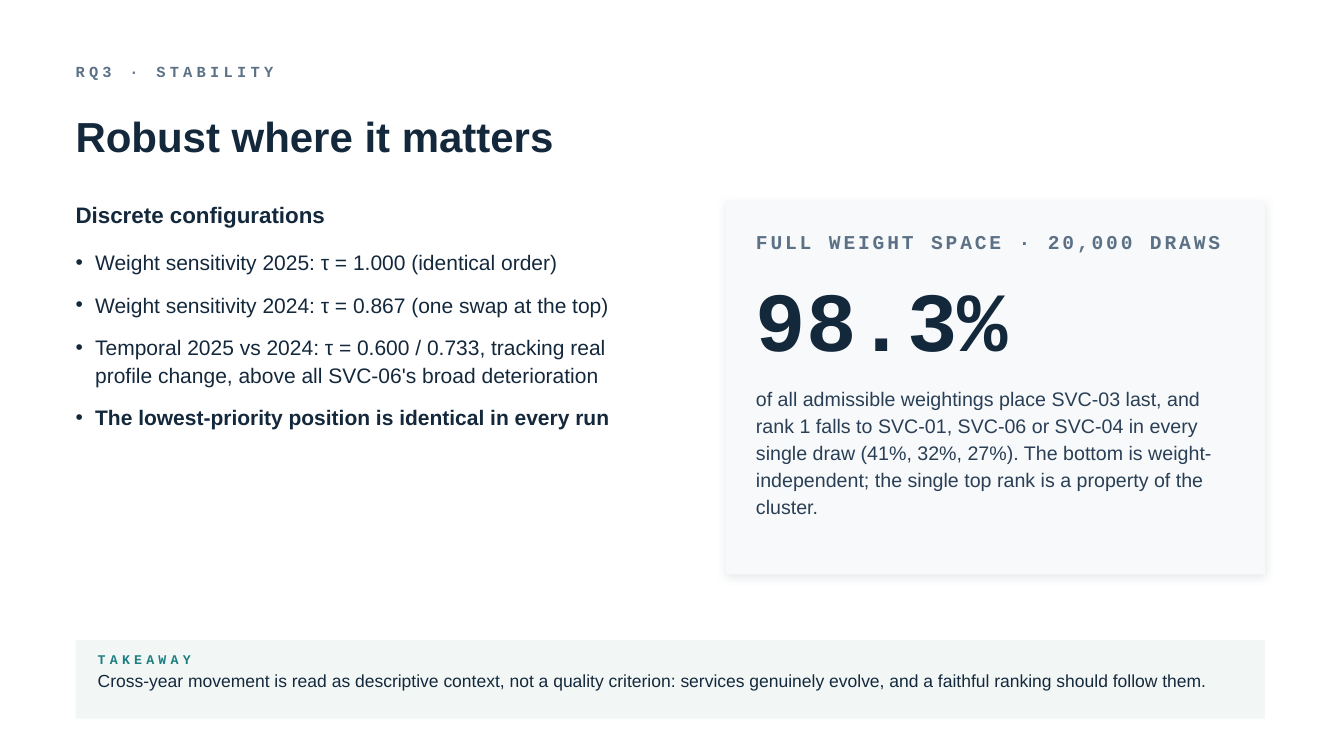
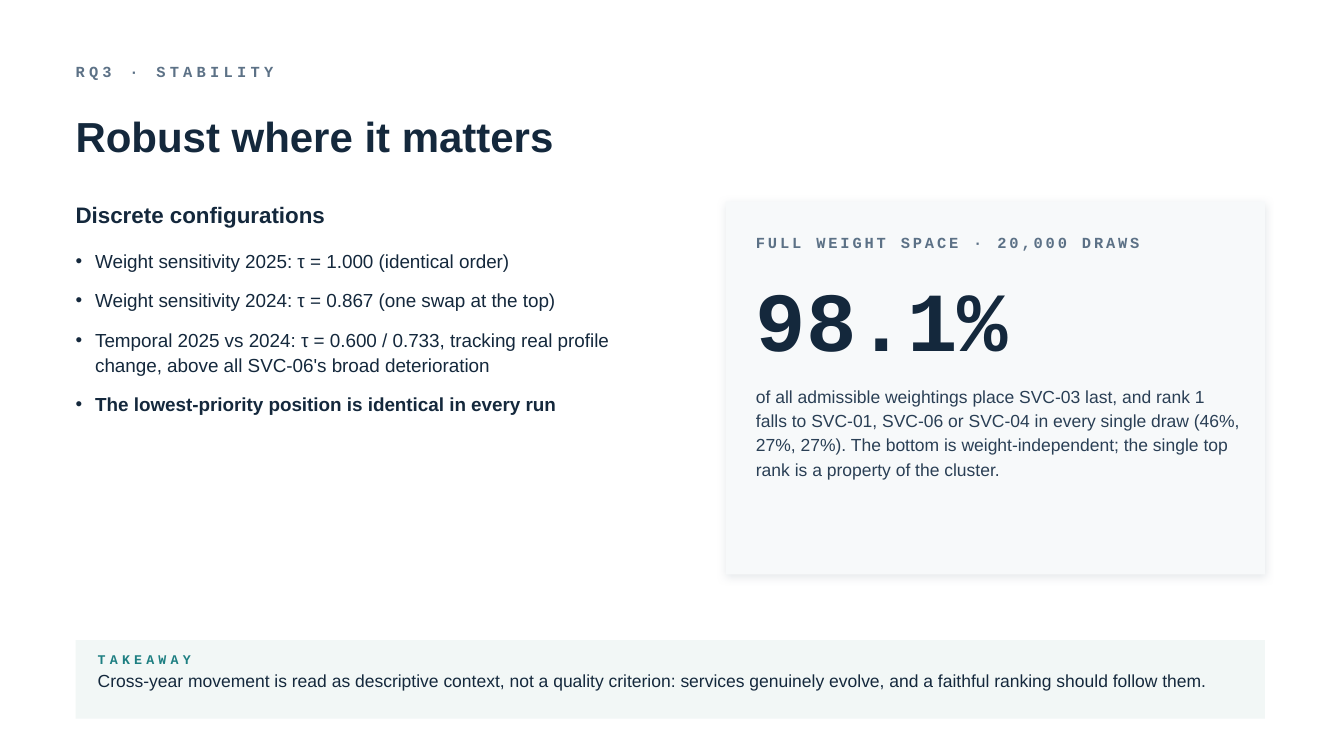
Before and after one commit to TobiZeier/MScProject, a slide deck: slide 9 of presentation/defense.pptx. Drawn at 1344x756 pixels with LibreOffice and Linux fonts; fonts in the diff are those of the drawing. Boxes give left, top, right and bottom in pixels: in the first picture for what was removed or moved away, otherwise in the second. Text is boxed around its words. In the diff, an @@ line names an element or a change of style, - is before the commit and + after.

```diff
--- a/presentation/defense.pptx
+++ b/presentation/defense.pptx
@@ text "FULL WEIGHT SPACE · 20,000 ..." at (756, 237, 1140, 251): size 14 to 11 pt @@
@@ text "Weight sensitivity 2025: τ = ..." at (95, 254, 609, 415): size 15 to 13.5 pt @@
@@ text at (756, 295, 1008, 352): text changed @@
-98.3%
+98.1%
@@ text at (756, 390, 1240, 480): text changed; size 14 to 12.5 pt @@
-of all admissible weightings place SVC-03 last, and rank 1 falls to SVC-01, SVC-06 or SVC-04 in every single draw (41%, 32%, 27%). The bottom is weight-independent; the single top rank is a property of the cluster.
+of all admissible weightings place SVC-03 last, and rank 1 falls to SVC-01, SVC-06 or SVC-04 in every single draw (46%, 27%, 27%). The bottom is weight-independent; the single top rank is a property of the cluster.
```
Also in this commit, not shown: 14 other slides changed, 14 other files.
